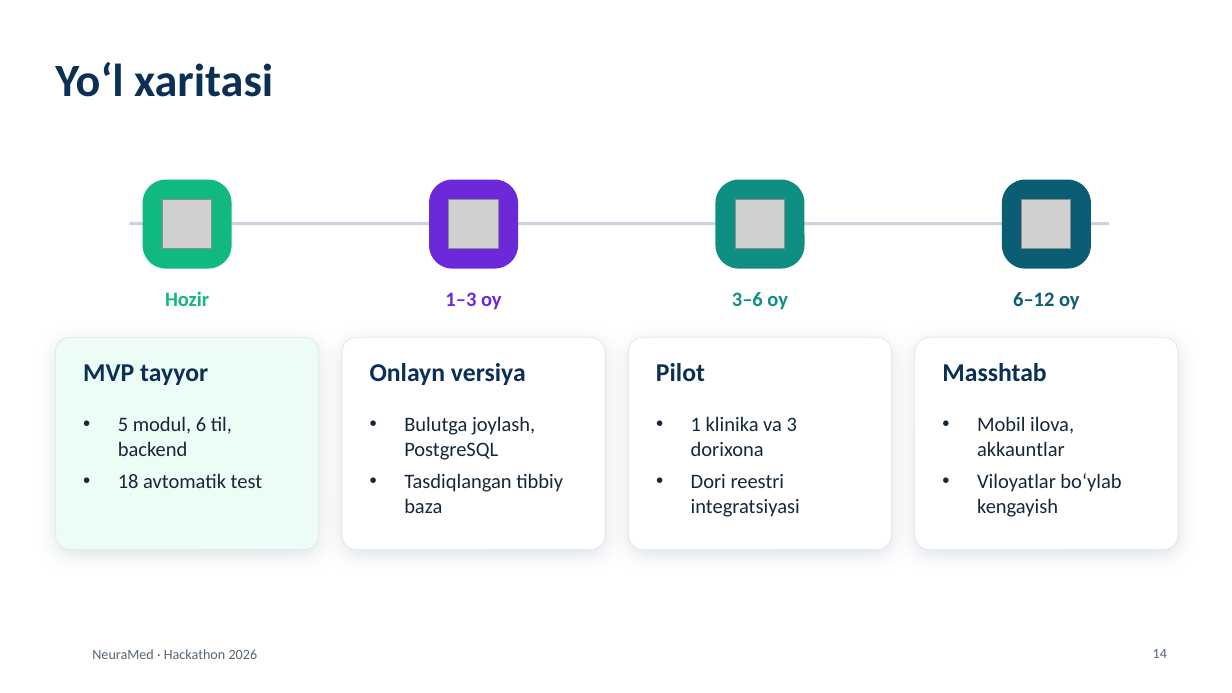
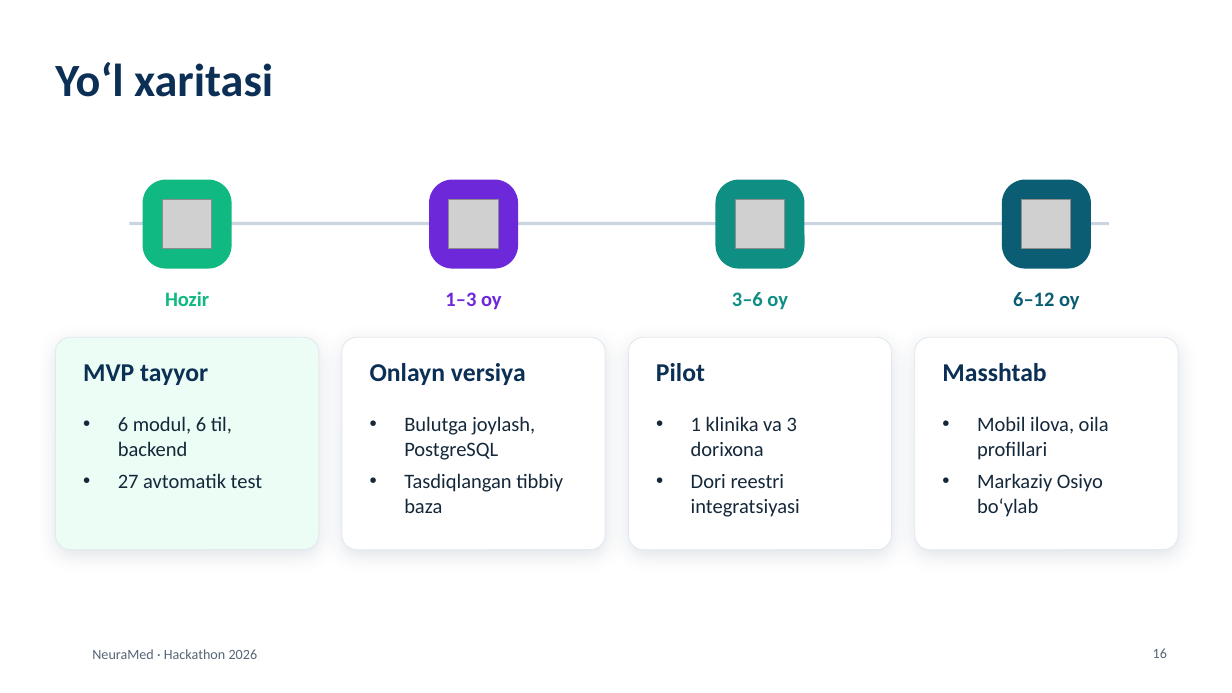
Before and after one commit to umarxon-008/umarxon-008, a slide deck: slide 16 of NeuraMed/taqdimot/NeuraMed-taqdimot.pptx (slide 14 before the commit). Drawn at 1232x693 pixels with LibreOffice and Linux fonts; fonts in the diff are those of the drawing; grey boxes stand for pictures; background and template pictures are left out. Boxes give left, top, right and bottom in pixels: in the first picture for what was removed or moved away, otherwise in the second. Text is boxed around its words. In the diff, an @@ line names an element or a change of style, - is before the commit and + after.

```diff
--- a/NeuraMed/taqdimot/NeuraMed-taqdimot.pptx
+++ b/NeuraMed/taqdimot/NeuraMed-taqdimot.pptx
@@ text at (118,416,262,488): text changed @@
-• 5 modul, 6 til, backend
-• 18 avtomatik test
+• 6 modul, 6 til, backend
+• 27 avtomatik test
@@ text at (977,416,1109,517): text changed @@
-• Mobil ilova, akkauntlar
-• Viloyatlar bo‘ylab kengayish
+• Mobil ilova, oila profillari
+• Markaziy Osiyo bo‘ylab
@@ page number at (1153,648,1167,658): text changed @@
-14
+16
```
Also in this commit, not shown: 3 other slides changed, 2 slides added.
